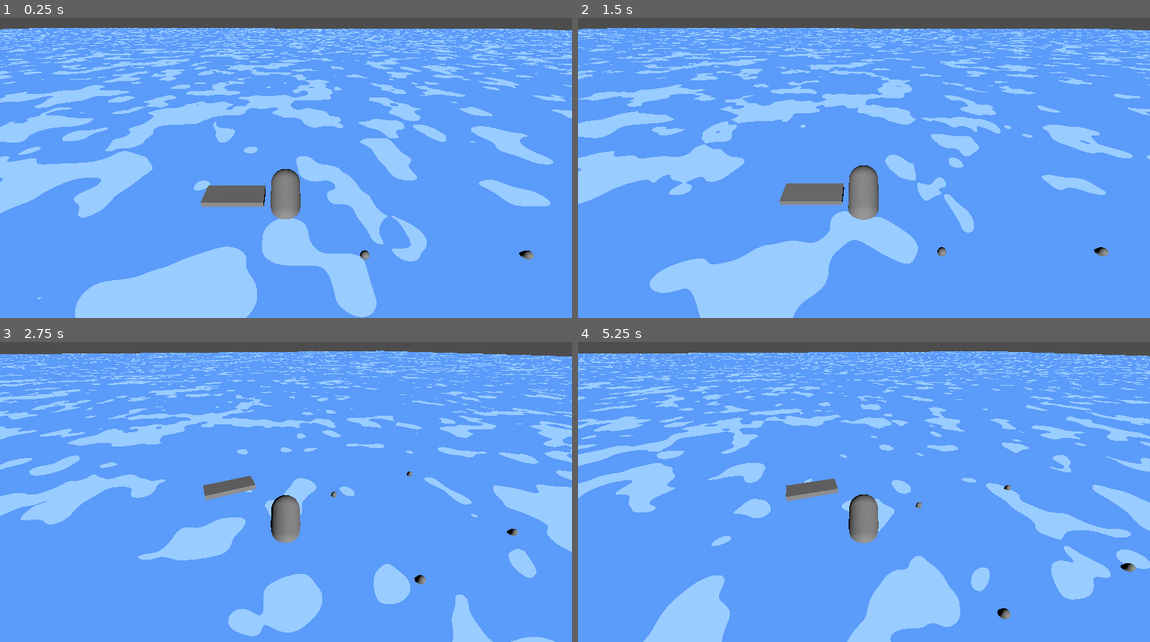
Above: before the commit, frames 1-4 (two rows, left to right).
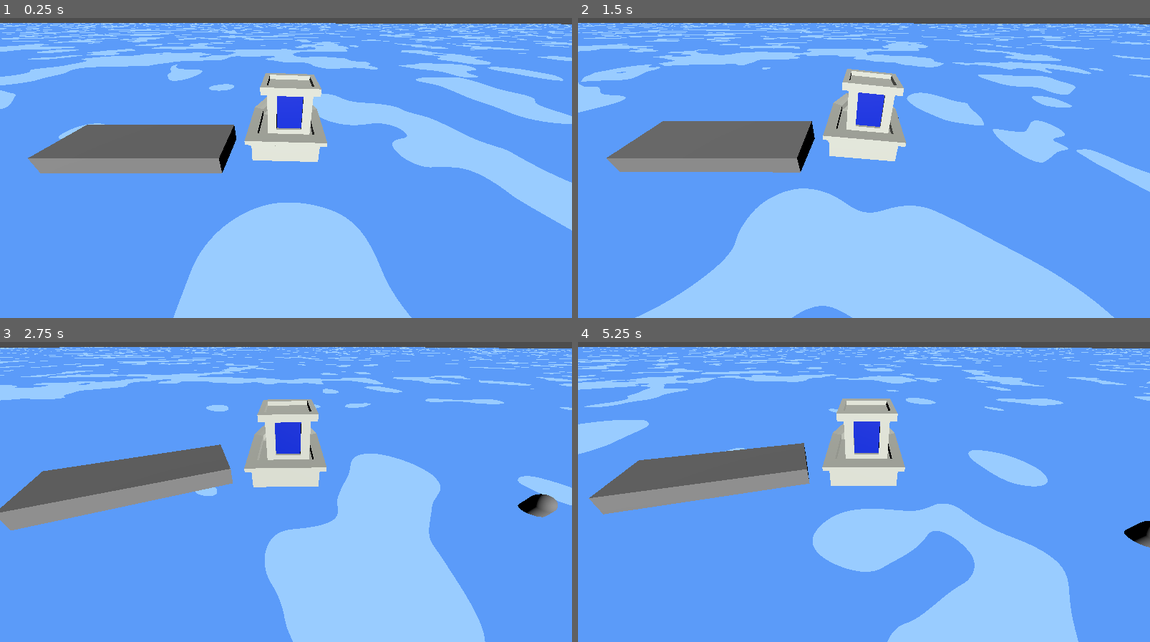
Above: after the commit, the same moments.

Repository: rustybucket-cloud/Ash-Tide
Game: Godot game, scene res://Scenes/main.tscn
Same seed, same stepped clock (60 frames per second), same inputs: the game is played once before the commit and once after it. The project has no main scene, so this scene is started directly.
Inputs:
- Up to frame 1 (0.25 s): no input
- Up to frame 2 (1.5 s): hold D (rotate_right) 0.53-1.28 s; hold S (move_backward) from 1.28 s (still down)
- Up to frame 3 (2.75 s): release S (move_backward) at 2.03 s; hold D (rotate_right) from 2.03 s (still down)
- Up to frame 4 (5.25 s): release D (rotate_right) at 2.78 s; hold W (move_forward) 2.78-3.53 s; hold A (rotate_left) 3.53-5.03 s; hold S (move_backward) from 5.03 s (still down)

The runs differ from the first frame. In frame 1, 42% of the frame differs, in the area x 0-100%, y 1-100%; in frame 2, 43%; in frame 3, 39%; in frame 4, 40%.

Commit message:
add boat mesh

Diff:
--- a/Scenes/boat.tscn
+++ b/Scenes/boat.tscn
@@ -1,6 +1,7 @@
-[gd_scene load_steps=4 format=3 uid="uid://d1fy1apxq704h"]
+[gd_scene load_steps=5 format=3 uid="uid://d1fy1apxq704h"]
 
 [ext_resource type="Script" uid="uid://b228rjg7qhjhl" path="res://Scripts/boat.gd" id="1_v0iea"]
+[ext_resource type="PackedScene" uid="uid://cr6p8a5plej1l" path="res://Assets/ship.glb" id="2_g7r5y"]
 
 [sub_resource type="CapsuleMesh" id="CapsuleMesh_7u77a"]
 
@@ -11,9 +12,13 @@
 
 [node name="MeshInstance3D" type="MeshInstance3D" parent="."]
 transform = Transform3D(0.5, 0, 0, 0, -2.1855694e-08, -0.5, 0, 0.5, -2.1855694e-08, 0, 0, 0)
+visible = false
 mesh = SubResource("CapsuleMesh_7u77a")
 skeleton = NodePath("../..")
 
 [node name="CollisionShape3D" type="CollisionShape3D" parent="."]
 transform = Transform3D(0.5, 0, 0, 0, -2.1855694e-08, -0.5, 0, 0.5, -2.1855694e-08, 0, 0, 0)
 shape = SubResource("CapsuleShape3D_jjgbg")
+
+[node name="ship" parent="." instance=ExtResource("2_g7r5y")]
+transform = Transform3D(-2.1855694e-08, 0, 0.5, 0, 0.5, 0, -0.5, 0, -2.1855694e-08, 0, 0, 0)
--- a/Scenes/farm_area.tscn
+++ b/Scenes/farm_area.tscn
@@ -1,13 +1,16 @@
-[gd_scene load_steps=3 format=3 uid="uid://dn8u7w2twn11o"]
+[gd_scene load_steps=4 format=3 uid="uid://dn8u7w2twn11o"]
 
+[ext_resource type="Script" uid="uid://b41iy7hg7nrcw" path="res://Scripts/farm_area.gd" id="1_y3l3b"]
 [ext_resource type="PackedScene" uid="uid://do7qp5jyow7fj" path="res://Scenes/buoy.tscn" id="2_y3l3b"]
 
 [sub_resource type="BoxShape3D" id="BoxShape3D_1ay15"]
 size = Vector3(10, 1, 10)
 
 [node name="Farm Area" type="Area3D"]
+script = ExtResource("1_y3l3b")
 
 [node name="CollisionShape3D" type="CollisionShape3D" parent="."]
+transform = Transform3D(1, 0, 0, 0, 2.3632212, 0, 0, 0, 1, 0, 0, 0)
 shape = SubResource("BoxShape3D_1ay15")
 
 [node name="Buoy" parent="." instance=ExtResource("2_y3l3b")]
@@ -21,3 +24,9 @@
 
 [node name="Buoy4" parent="." instance=ExtResource("2_y3l3b")]
 transform = Transform3D(1, 0, 0, 0, 0.9659258, -0.25881904, 0, 0.25881904, 0.9659258, -4.96595, 0, -4.799322)
+
+[connection signal="area_entered" from="." to="." method="_on_area_entered"]
+[connection signal="area_exited" from="." to="." method="_on_area_exited"]
+[connection signal="area_shape_entered" from="." to="." method="_on_area_shape_entered"]
+[connection signal="body_entered" from="." to="." method="_on_body_entered"]
+[connection signal="body_exited" from="." to="." method="_on_body_exited"]
--- a/Scenes/main.tscn
+++ b/Scenes/main.tscn
@@ -1,10 +1,11 @@
-[gd_scene load_steps=6 format=3 uid="uid://o4siv4j1njrv"]
+[gd_scene load_steps=7 format=3 uid="uid://o4siv4j1njrv"]
 
 [ext_resource type="PackedScene" uid="uid://ca7mnhr4opq30" path="res://Scenes/player.tscn" id="1_jjgbg"]
 [ext_resource type="Script" uid="uid://dkoq66g40gunv" path="res://Scripts/main.gd" id="1_jjvhh"]
 [ext_resource type="PackedScene" uid="uid://cp8mpxqvp705q" path="res://Scenes/water.tscn" id="2_bo1nx"]
 [ext_resource type="PackedScene" uid="uid://dn8u7w2twn11o" path="res://Scenes/farm_area.tscn" id="3_8gbba"]
 [ext_resource type="PackedScene" uid="uid://dx1kl0oq42avf" path="res://Scenes/dock.tscn" id="5_kry3j"]
+[ext_resource type="PackedScene" uid="uid://bxop27cw1235a" path="res://Ui/farm_canvas.tscn" id="6_21xkr"]
 
 [node name="Main" type="Node3D"]
 script = ExtResource("1_jjvhh")
@@ -12,6 +13,7 @@
 farm_area_scene = ExtResource("3_8gbba")
 water_scene = ExtResource("2_bo1nx")
 dock_scene = ExtResource("5_kry3j")
+farm_canvas_scene = ExtResource("6_21xkr")
 
 [node name="DirectionalLight3D" type="DirectionalLight3D" parent="."]
 transform = Transform3D(1, 0, 0, 0, 0.9232236, 0.3842631, 0, -0.3842631, 0.9232236, 0, 1.3368386, 0)
--- a/Scenes/player.tscn
+++ b/Scenes/player.tscn
@@ -3,11 +3,11 @@
 [ext_resource type="Script" uid="uid://4fx2w1l1jdko" path="res://Scripts/player.gd" id="1_v0iea"]
 [ext_resource type="PackedScene" uid="uid://d1fy1apxq704h" path="res://Scenes/boat.tscn" id="2_cvnsp"]
 
-[node name="Player" type="Node3D"]
+[node name="Player" type="Node3D" groups=["Player"]]
 script = ExtResource("1_v0iea")
 
-[node name="Boat" parent="." instance=ExtResource("2_cvnsp")]
-transform = Transform3D(5, 0, 0, 0, 5, 0, 0, 0, 5, 0, 0, 0)
+[node name="Boat" parent="." groups=["Player"] instance=ExtResource("2_cvnsp")]
+transform = Transform3D(1, 0, 0, 0, 1, 0, 0, 0, 1, 0, 1, 0)
 
 [node name="Camera3D" type="Camera3D" parent="Boat"]
-transform = Transform3D(0.19999962, -0.00018674023, -0.00034421516, 0.00034409747, 0.16772757, 0.10893734, 0.00018695694, -0.10893772, 0.16772757, 0, 2.519605, 2.6014946)
+transform = Transform3D(0.9999981, -0.0009337012, -0.0017210757, 0.0017204874, 0.8386379, 0.5446867, 0.0009347847, -0.5446886, 0.83863795, 0, 2.519605, 5.601495)
--- a/Scripts/boat.gd
+++ b/Scripts/boat.gd
@@ -11,8 +11,8 @@
 
 func _ready() -> void:
 	bobber = Bobber.new()
-	bobber.set_mesh($MeshInstance3D)
-	bobber.set_rotation_offset(90)
+	bobber.set_mesh($ship)
+	bobber.set_rotation_offset(0)
 
 
 func move(move_input, turn_input, delta) -> void:
--- a/Scripts/bobber.gd
+++ b/Scripts/bobber.gd
@@ -2,7 +2,7 @@
 
 class_name Bobber
 
-var mesh: MeshInstance3D
+var mesh: Node3D
 
 var bob_time = 0.0
 @export var bob_amount = 0.1
@@ -13,7 +13,7 @@
 
 
 
-func set_mesh(new_mesh: MeshInstance3D) -> void:
+func set_mesh(new_mesh: Node3D) -> void:
 	mesh = new_mesh
 
 
--- /dev/null
+++ b/Scripts/farm_area.gd
@@ -0,0 +1,15 @@
+extends Area3D
+
+signal player_entered()
+signal player_exited()
+
+
+func _on_body_entered(body: Node3D) -> void:
+	if body.is_in_group("Player"):
+		player_entered.emit()
+
+
+
+func _on_body_exited(body: Node3D) -> void:
+	if body.is_in_group("Player"):
+		player_exited.emit()
--- /dev/null
+++ b/Scripts/farm_canvas.gd
@@ -0,0 +1,14 @@
+extends CanvasLayer
+
+@onready var harvest_button = $HarvestButton
+
+func _ready() -> void:
+	harvest_button.visible = false
+
+
+func show_harvest_button() -> void:
+	harvest_button.visible = true
+
+
+func hide_harvest_button() -> void:
+	harvest_button.visible = false
--- a/Scripts/main.gd
+++ b/Scripts/main.gd
@@ -15,6 +15,8 @@
 var dock
 @export var dock_starting_position := Vector3(-4.25, 0.0, 0)
 
+@export var farm_canvas_scene : PackedScene
+var farm_canvas
 
 func _ready() -> void:
 	#### CREATE SCENE CHILDREN ####
@@ -24,6 +26,8 @@
 
 	farm_area = farm_area_scene.instantiate()
 	farm_area.global_position = farm_starting_position
+	farm_area.player_entered.connect(_on_farm_area_player_entered)
+	farm_area.player_exited.connect(_on_farm_area_player_exited)
 	add_child(farm_area)
 
 	water = water_scene.instantiate()
@@ -33,3 +37,18 @@
 	dock = dock_scene.instantiate()
 	dock.global_position = dock_starting_position
 	add_child(dock)
+
+	farm_canvas = farm_canvas_scene.instantiate()
+	add_child(farm_canvas)
+
+
+func _on_farm_area_player_entered() -> void:
+	farm_canvas.show_harvest_button()
+
+
+func _on_farm_area_player_exited() -> void:
+	farm_canvas.hide_harvest_button()
+
+
+func _dock_player() -> void:
+	pass
--- /dev/null
+++ b/Ui/farm_canvas.tscn
@@ -0,0 +1,13 @@
+[gd_scene load_steps=2 format=3 uid="uid://bxop27cw1235a"]
+
+[ext_resource type="Script" uid="uid://8umbrp64iga8" path="res://Scripts/farm_canvas.gd" id="1_imfxb"]
+
+[node name="FarmCanvas" type="CanvasLayer"]
+script = ExtResource("1_imfxb")
+
+[node name="HarvestButton" type="Button" parent="."]
+offset_left = 1062.0
+offset_top = 17.0
+offset_right = 1131.0
+offset_bottom = 48.0
+text = "Harvest"
Binary file added: Assets/ship.glb
Not shown, added: Assets/ship.glb.import
Not shown, added: Scripts/farm_area.gd.uid
Not shown, added: Scripts/farm_canvas.gd.uid
